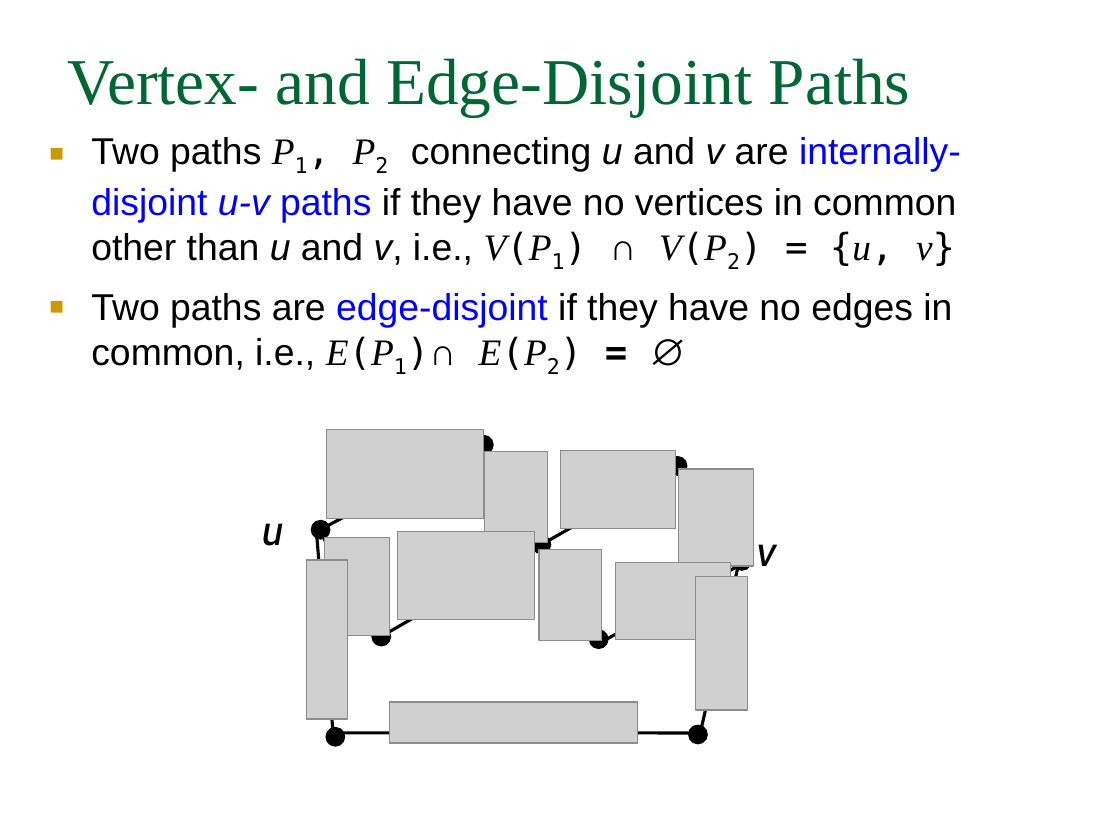
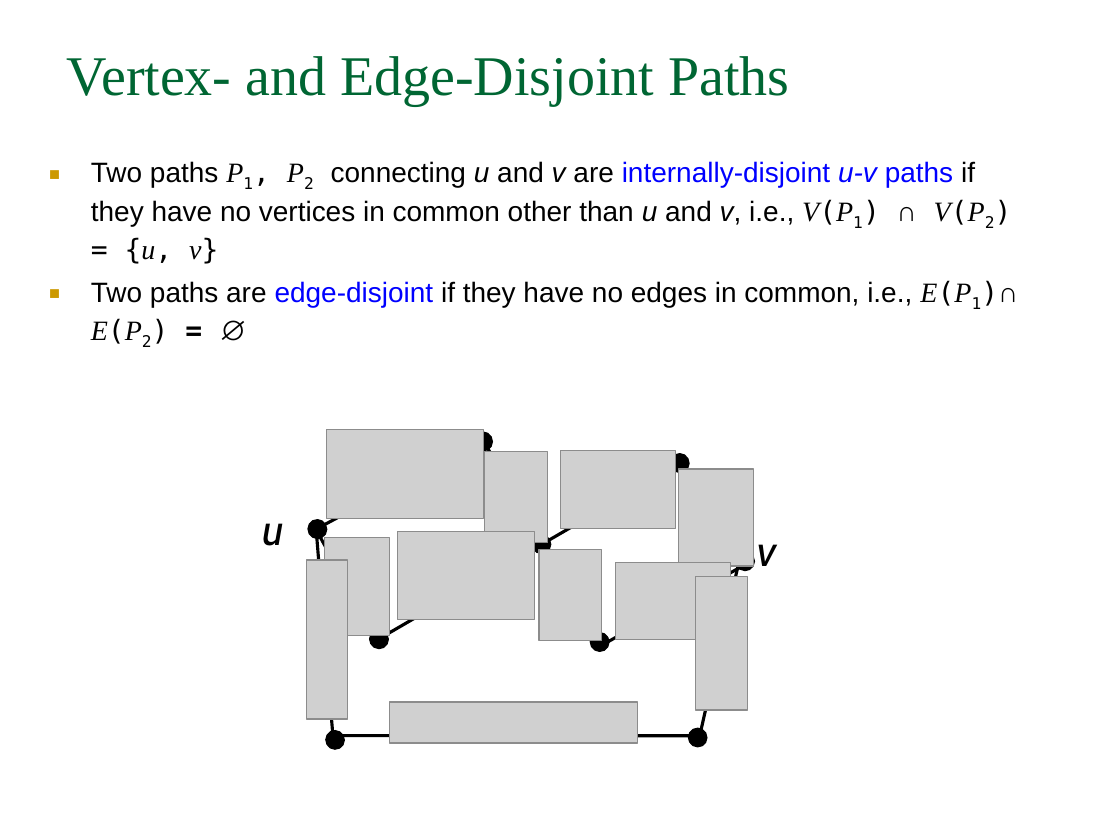
Before and after one commit to TheLethalCode/KGP_Academics, a slide deck: slide 40 of Sem_7/Graph_Theory/Lec_9.ppt. Drawn at 1120x840 pixels with LibreOffice and Linux fonts; fonts in the diff are those of the drawing; grey boxes stand for pictures. Boxes give left, top, right and bottom in pixels: in the first picture for what was removed or moved away, otherwise in the second. Text is boxed around its words. In the diff, an @@ line names an element or a change of style, - is before the commit and + after.

```diff
--- a/Sem_7/Graph_Theory/Lec_9.ppt
+++ b/Sem_7/Graph_Theory/Lec_9.ppt
@@ text "Vertex- and Edge-Disjoint Paths" at (67, 56, 789, 106): size 42 to 36 pt @@
@@ text "Two paths P1, P2 connecting ...": place and size @@
-text "Two paths P1, P2 connecting ..." at (91, 137, 961, 370)
+text "Two paths P1, P2 connecting ..." at (91, 161, 985, 344)
@@ text "Two paths P1, P2 connecting ..." at (91, 161, 985, 344): size 24 to 18 pt; indent changed @@
@@ line moved from (479, 446) - (324, 528) to (479, 442) - (320, 526) @@
@@ line moved from (598, 637) - (485, 446) to (598, 641) - (484, 442) @@
@@ line moved from (683, 464) - (381, 637) to (685, 460) - (379, 640) @@
@@ ellipse: place and size @@
-ellipse at (665, 454, 691, 479)
+ellipse at (667, 450, 693, 476)
@@ line moved from (746, 564) - (675, 461) to (749, 564) - (678, 458) @@
@@ ellipse: place and size @@
-ellipse at (308, 517, 334, 543)
+ellipse at (305, 516, 330, 542)
@@ line moved from (747, 561) - (605, 640) to (750, 561) - (606, 643) @@
@@ line moved from (738, 567) - (700, 732) to (738, 567) - (700, 736) @@
@@ line moved from (333, 732) - (691, 732) to (333, 736) - (691, 736) @@
@@ ellipse: place and size @@
-ellipse at (685, 721, 711, 747)
+ellipse at (685, 725, 710, 750)
```
Also in this commit, not shown: 36 other slides changed, 4 other files.
